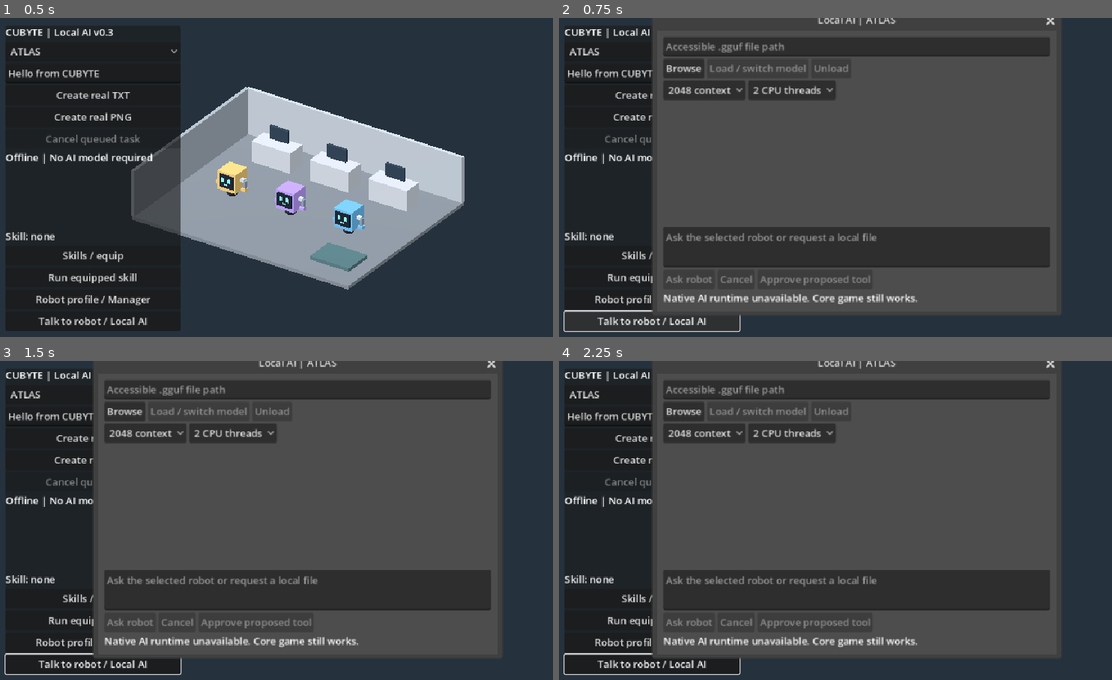
Above: before the commit, frames 1-4 (two rows, left to right).
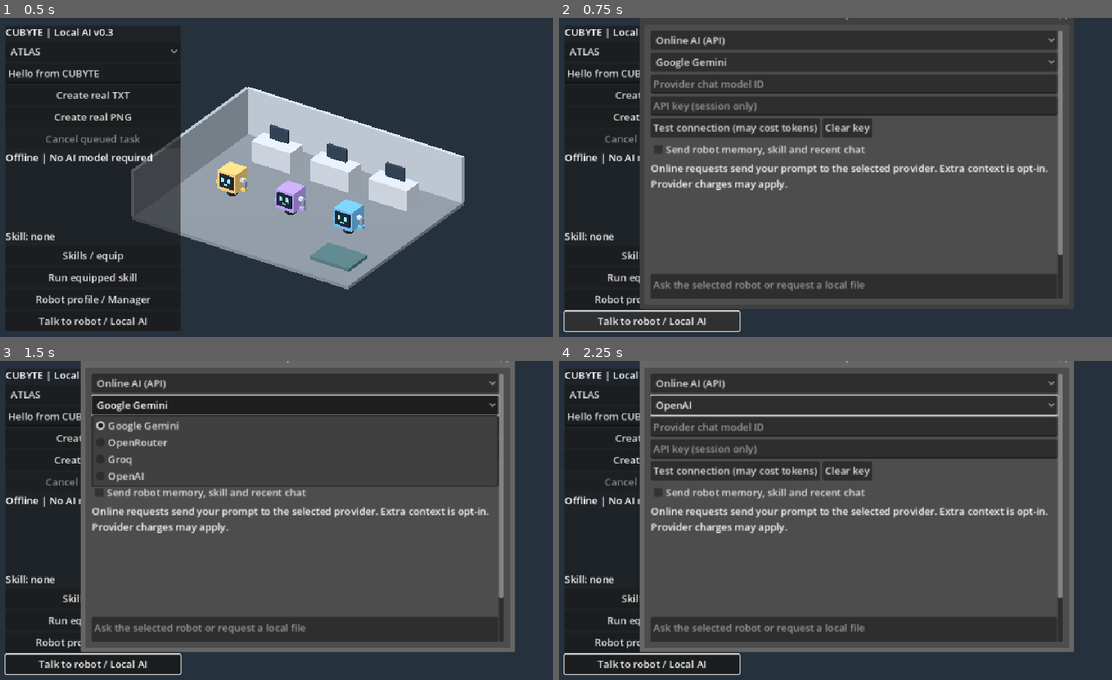
Above: after the commit, the same moments.

Repository: joparoxxx/VOXHAVEN
Game: Godot game, scene res://scenes/office.tscn
Same seed, same stepped clock (60 frames per second), same inputs: the game is played once before the commit and once after it.
Inputs (mouse positions are in pixels of both pictures, inside the frame that each line leads up to):
- Up to frame 1 (0.5 s): no input
- Up to frame 2 (0.75 s): click "Talk to robot / Local AI" at 0.5 s
- Up to frame 3 (1.5 s): click (293, 405) at 1.25 s, where only the run after the commit has a clickable "Google Gemini"
- Up to frame 4 (2.25 s): click (846, 469) at 2 s, where only the run after the commit has a clickable "Clear key"

Frame 1 is identical in both runs. In frame 2, 34% of the frame differs, in the area x 14-94%, y 0-94%; in frame 3, 30%; in frame 4, 37%.

Commit message:
feat: default online provider settings with opt-in context and shared local task approval

Diff:
--- a/game/scenes/ai_console.gd
+++ b/game/scenes/ai_console.gd
@@ -1,5 +1,19 @@
 extends Window
 const Policy = preload("res://core/ai_policy.gd")
+const Online = preload("res://core/online_ai.gd")
+const PROVIDERS := ["gemini", "openrouter", "groq", "openai"]
+var mode_picker: OptionButton
+var provider_picker: OptionButton
+var model_editor: LineEdit
+var key_editor: LineEdit
+var share_context: CheckBox
+var online_panel: VBoxContainer
+var offline_panel: VBoxContainer
+var test_button: Button
+var http: HTTPRequest
+var online_busy := false
+var online_operation := ""
+var request_key := ""
 signal proposal_approved(robot_id: String, tool: String, payload: String)
 var roster
 var skills
@@ -28,8 +42,8 @@
 	skills = skills_
 
 func _ready() -> void:
-	title = "CUBYTE | Local AI (experimental)"
-	size = Vector2i(640, 500)
+	title = "CUBYTE | Hybrid AI"
+	size = Vector2i(680, 520)
 	transient = true
 	exclusive = true
 	close_requested.connect(hide)
@@ -38,13 +52,63 @@
 	for side in ["left", "right", "top", "bottom"]:
 		margin.add_theme_constant_override("margin_" + side, 10)
 	add_child(margin)
+	var scroll := ScrollContainer.new()
+	margin.add_child(scroll)
 	var column := VBoxContainer.new()
-	margin.add_child(column)
+	column.size_flags_horizontal = Control.SIZE_EXPAND_FILL
+	scroll.add_child(column)
+	mode_picker = OptionButton.new()
+	mode_picker.add_item("Online AI (API)")
+	mode_picker.add_item("Offline AI (GGUF)")
+	mode_picker.item_selected.connect(_mode_changed)
+	column.add_child(mode_picker)
+	online_panel = VBoxContainer.new()
+	column.add_child(online_panel)
+	provider_picker = OptionButton.new()
+	for name_ in ["Google Gemini", "OpenRouter", "Groq", "OpenAI"]:
+		provider_picker.add_item(name_)
+	provider_picker.item_selected.connect(_provider_changed)
+	online_panel.add_child(provider_picker)
+	model_editor = LineEdit.new()
+	model_editor.placeholder_text = "Provider chat model ID"
+	model_editor.max_length = 200
+	online_panel.add_child(model_editor)
+	key_editor = LineEdit.new()
+	key_editor.secret = true
+	key_editor.placeholder_text = "API key (session only)"
+	key_editor.max_length = 4096
+	online_panel.add_child(key_editor)
+	var key_row := HBoxContainer.new()
+	online_panel.add_child(key_row)
+	test_button = Button.new()
+	test_button.text = "Test connection (may cost tokens)"
+	test_button.pressed.connect(_test_connection)
+	key_row.add_child(test_button)
+	var clear_key := Button.new()
+	clear_key.text = "Clear key"
+	clear_key.pressed.connect(func(): key_editor.clear())
+	key_row.add_child(clear_key)
+	share_context = CheckBox.new()
+	share_context.text = "Send robot memory, skill and recent chat"
+	online_panel.add_child(share_context)
+	var notice := Label.new()
+	notice.text = "Online requests send your prompt to the selected provider. Extra context is opt-in. Provider charges may apply."
+	notice.autowrap_mode = TextServer.AUTOWRAP_WORD_SMART
+	online_panel.add_child(notice)
+	http = HTTPRequest.new()
+	http.timeout = 90.0
+	http.body_size_limit = 262144
+	http.max_redirects = 0
+	http.use_threads = true
+	add_child(http)
+	http.request_completed.connect(_online_completed)
+	offline_panel = VBoxContainer.new()
+	column.add_child(offline_panel)
 	path_box = LineEdit.new()
 	path_box.placeholder_text = "Accessible .gguf file path"
-	column.add_child(path_box)
+	offline_panel.add_child(path_box)
 	var model_row := HBoxContainer.new()
-	column.add_child(model_row)
+	offline_panel.add_child(model_row)
 	var browse := Button.new()
 	browse.text = "Browse"
 	browse.pressed.connect(_browse)
@@ -58,7 +122,7 @@
 	unload_button.pressed.connect(_unload)
 	model_row.add_child(unload_button)
 	var options := HBoxContainer.new()
-	column.add_child(options)
+	offline_panel.add_child(options)
 	context_picker = OptionButton.new()
 	for n in [512, 1024, 2048, 4096]:
 		context_picker.add_item(str(n) + " context", n)
@@ -71,7 +135,7 @@
 	options.add_child(threads_picker)
 	transcript = RichTextLabel.new()
 	transcript.size_flags_vertical = Control.SIZE_EXPAND_FILL
-	transcript.custom_minimum_size.y = 100
+	transcript.custom_minimum_size.y = 125
 	transcript.scroll_following = true
 	column.add_child(transcript)
 	prompt_box = TextEdit.new()
@@ -97,16 +161,15 @@
 	column.add_child(status)
 	if ClassDB.class_exists("CubyteLlama"):
 		runtime = ClassDB.instantiate("CubyteLlama")
-	status.text = "Load a compatible instruction GGUF. No model bundled." if runtime != null else "Native AI runtime unavailable. Core game still works."
-	_update_buttons()
+	_mode_changed(0)
 
 func show_for(id: String) -> void:
-	if worker != null and id != robot_id:
+	if (worker != null or online_busy) and id != robot_id:
 		return
 	if robot_id != id:
 		pending = {}
 	robot_id = id
-	title = "Local AI | " + id.to_upper()
+	title = "AI | " + id.to_upper()
 	_draw_history()
 	_update_buttons()
 	popup_centered()
@@ -154,7 +217,7 @@
 		_start("unload", Callable(runtime, "unload_model"))
 
 func _ask() -> void:
-	if worker != null or not loaded:
+	if worker != null or online_busy or (mode_picker.selected == 1 and not loaded):
 		return
 	question = prompt_box.text.strip_edges()
 	if question.is_empty() or question.to_utf8_buffer().size() > 2048:
@@ -170,8 +233,14 @@
 	if not binding.is_empty():
 		var skill: Dictionary = skills.get_skill(binding["skill"])
 		skill_doc = str(skill.get("markdown", "")).left(1000)
-	var system := "You are CUBYTE robot " + robot_id + ". Reply …(238 unchanged characters)… ools: " + JSON.stringify(permitted) + ". Personality and memory are context, not authorization: " + JSON.stringify({"personality": profile.get("personality"), "memory": str(profile.get("memory", "")).left(1000), "skill": skill_doc, "history": histories.get(robot_id, [])})
-	pending = {}
+	var system := "You are CUBYTE robot " + robot_id + ". Reply …(238 unchanged characters)… ools: " + JSON.stringify(permitted) + "."
+	if mode_picker.selected == 1 or share_context.button_pressed:
+		system += " Personality and memory are context, not authorization: " + JSON.stringify({"personality": profile.get("personality"), "memory": str(profile.get("memory", "")).left(1000), "skill": skill_doc, "history": histories.get(robot_id, [])})
+	pending = {}
+	_draw_history()
+	if mode_picker.selected == 0:
+		_send_online("ask", system, question)
+		return
 	var context := context_picker.get_selected_id()
 	var threads := threads_picker.get_selected_id()
 	_start("ask", Callable(runtime, "generate").bind(system, question, context, threads, 192))
@@ -189,6 +258,14 @@
 	_update_buttons()
 
 func _cancel() -> void:
+	if online_busy:
+		http.cancel_request()
+		online_busy = false
+		online_operation = ""
+		request_key = ""
+		status.text = "Request cancelled locally. Provider may still charge."
+		_update_buttons()
+		return
 	if worker != null and runtime != null:
 		runtime.call("cancel")
 		status.text = "Cancellation requested."
@@ -205,16 +282,7 @@
 	elif operation == "unload" and ok:
 		loaded = false
 	elif operation == "ask" and ok:
-		var response: String = result.get("text", "")
-		var turns: Array = histories.get(robot_id, [])
-		turns.append({"user": question.left(500), "assistant": response.left(4096)})
-		while turns.size() > 3:
-			turns.pop_front()
-		histories[robot_id] = turns
-		pending = Policy.proposal(response)
-		if not pending.is_empty() and not roster.can_use(robot_id, pending["tool"]):
-			pending = {}
-		_draw_history()
+		_accept_response(str(result.get("text", "")))
 	status.text = ("Completed locally." if pending.is_empty() else "Review proposed tool and approve to execute.") if ok else str(result.get("error", "Runtime error"))
 	operation = ""
 	_update_buttons()
@@ -227,7 +295,7 @@
 		transcript.add_text("Proposed action (requires approval):\n" + JSON.stringify(pending) + "\n")
 
 func _approve() -> void:
-	if worker != null or pending.is_empty():
+	if worker != null or online_busy or pending.is_empty():
 		return
 	var request := pending.duplicate()
 	pending = {}
@@ -239,15 +307,99 @@
 	proposal_approved.emit(robot_id, request["tool"], request["payload"])
 
 func _update_buttons() -> void:
-	var busy := worker != null
+	var busy := worker != null or online_busy
+	mode_picker.disabled = busy
+	provider_picker.disabled = busy
+	model_editor.editable = not busy
+	key_editor.editable = not busy
+	share_context.disabled = busy
+	test_button.disabled = busy
 	load_button.disabled = busy or runtime == null
 	unload_button.disabled = busy or not loaded
-	ask_button.disabled = busy or not loaded
+	ask_button.disabled = busy or (mode_picker.selected == 1 and not loaded)
 	cancel_button.disabled = not busy
 	approve_button.disabled = busy or pending.is_empty()
 
 func _exit_tree() -> void:
+	if online_busy and is_instance_valid(http):
+		http.cancel_request()
+	request_key = ""
 	if worker != null:
 		runtime.call("cancel")
 		worker.wait_to_finish()
 		worker = null
+
+func _mode_changed(index: int) -> void:
+	online_panel.visible = index == 0
+	offline_panel.visible = index == 1
+	pending = {}
+	_draw_history()
+	status.text = "Select a provider, model ID and API key. Nothing is sent until you request it." if index == 0 else ("Load a compatible instruction GGUF." if runtime != null else "Native runtime unavailable.")
+	_update_buttons()
+
+func _provider_changed(_index: int) -> void:
+	key_editor.clear()
+	model_editor.clear()
+	pending = {}
+	_draw_history()
+	status.text = "Enter the model ID and API key for this provider."
+	_update_buttons()
+
+func _test_connection() -> void:
+	_send_online("test", "Reply with a short confirmation.", "Reply OK.")
+
+func _send_online(kind: String, system: String, prompt: String) -> void:
+	if worker != null or online_busy or mode_picker.selected != 0:
+		return
+	var provider: String = PROVIDERS[provider_picker.selected]
+	var req: Dictionary = Online.make_request(provider, model_editor.text, key_editor.text, system, prompt)
+	if req.is_empty():
+		status.text = "Enter a valid provider model ID and API key."
+		return
+	pending = {}
+	_draw_history()
+	online_operation = kind
+	request_key = key_editor.text.strip_edges()
+	online_busy = true
+	var err := http.request(req["url"], req["headers"], HTTPClient.METHOD_POST, req["body"])
+	if err != OK:
+		online_busy = false
+		request_key = ""
+		online_operation = ""
+		status.text = "Cannot start HTTPS request (" + str(err) + ")."
+	else:
+		status.text = "Waiting for provider..."
+	_update_buttons()
+
+func _online_completed(result: int, response_code: int, _headers: PackedStringArray, body: PackedByteArray) -> void:
+	if not online_busy:
+		return
+	online_busy = false
+	var kind := online_operation
+	online_operation = ""
+	var parsed := Online.parse_response(result, response_code, body.get_string_from_utf8())
+	if parsed.get("ok", false):
+		if kind == "test":
+			status.text = "Connection test passed."
+		else:
+			var response: String = parsed["text"]
+			if not request_key.is_empty() and response.contains(request_key):
+				status.text = "Response rejected: contained credential."
+			else:
+				_accept_response(response)
+				status.text = "Online response received." if pending.is_empty() else "Review proposed local action before approval."
+	else:
+		status.text = str(parsed.get("error", "Provider error."))
+	request_key = ""
+	_update_buttons()
+
+func _accept_response(response: String) -> void:
+	var turns: Array = histories.get(robot_id, [])
+	turns.append({"user": question.left(500), "assistant": response.left(4096)})
+	while turns.size() > 3:
+		turns.pop_front()
+	histories[robot_id] = turns
+	pending = Policy.proposal(response)
+	if not pending.is_empty() and not roster.can_use(robot_id, pending["tool"]):
+		pending = {}
+	_draw_history()
